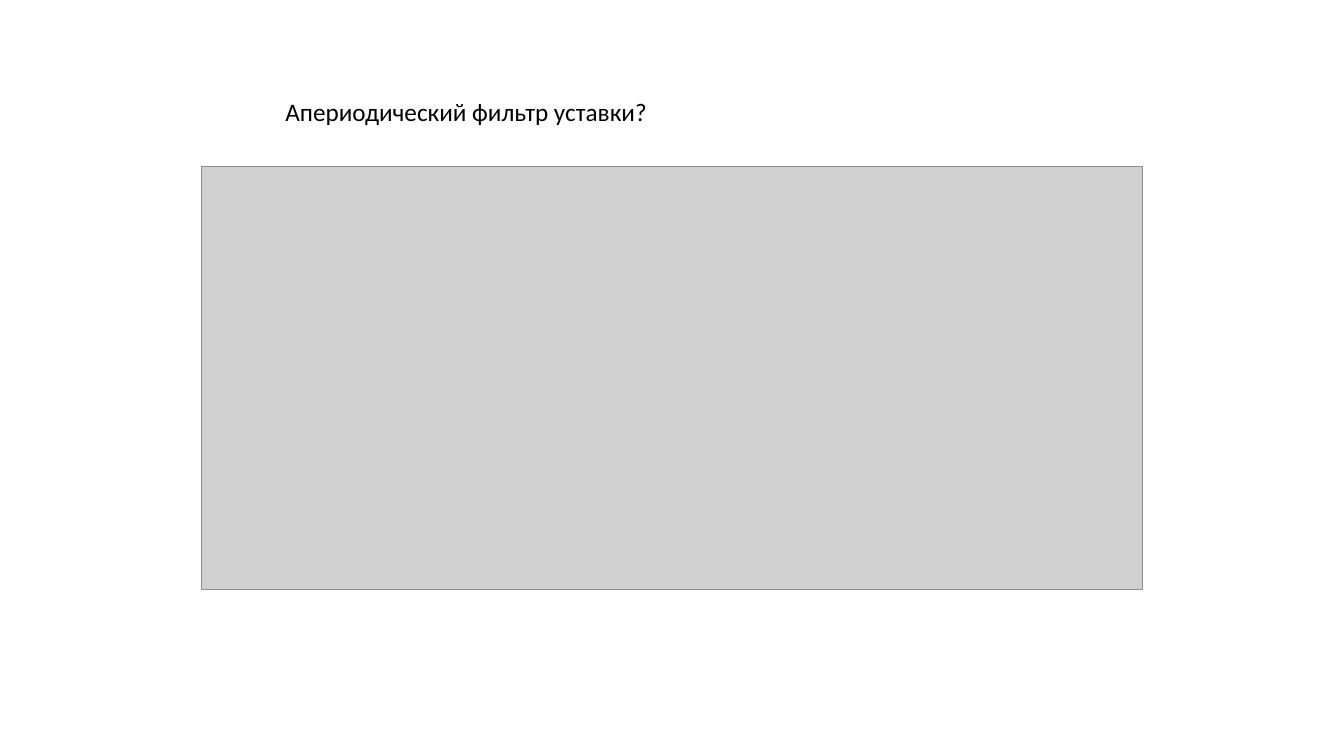
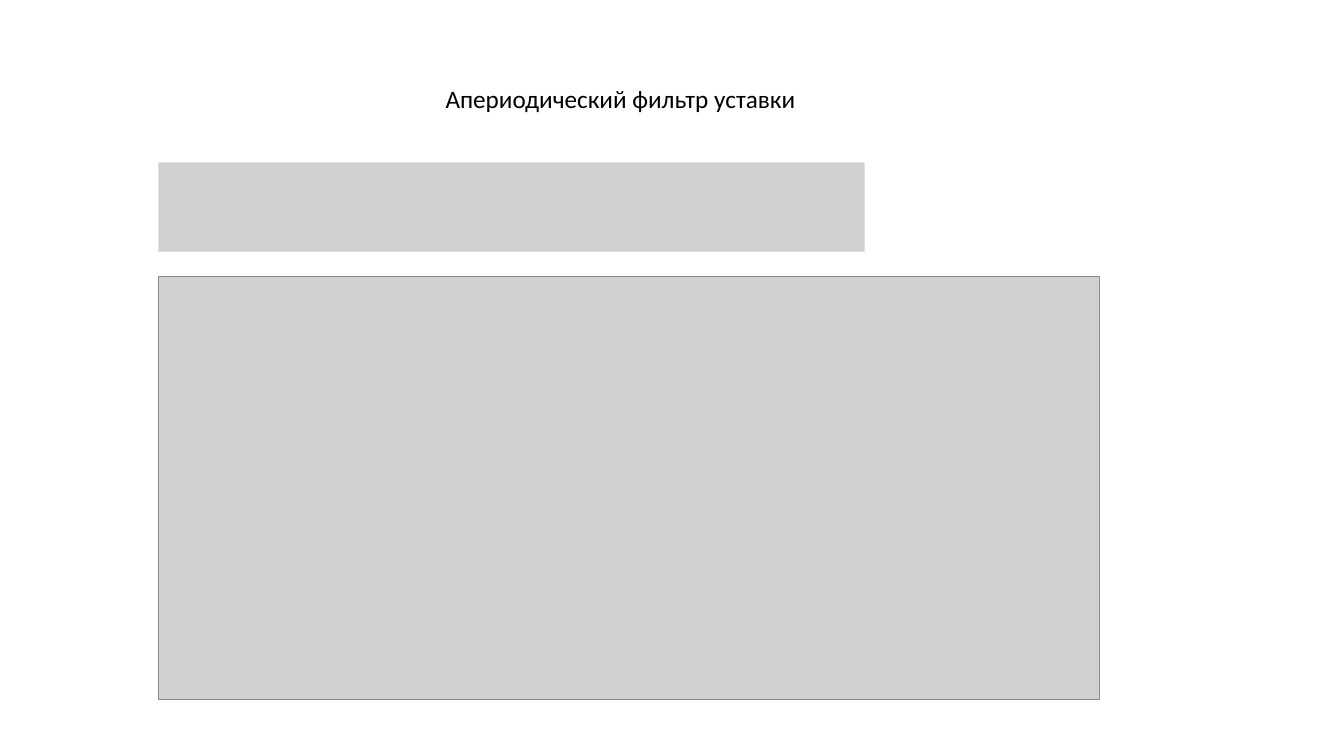
Before and after one commit to PavelKorokev/PavelKorolevDiplom, a slide deck: slide 8 of Презентация1.pptx (slide 6 before the commit). Drawn at 1344x756 pixels with LibreOffice and Linux fonts; fonts in the diff are those of the drawing; grey boxes stand for pictures. Boxes give left, top, right and bottom in pixels: in the first picture for what was removed or moved away, otherwise in the second. Text is boxed around its words. In the diff, an @@ line names an element or a change of style, - is before the commit and + after.

```diff
--- a/Презентация1.pptx
+++ b/Презентация1.pptx
@@ text at [446,91,795,112]: text changed @@
-Апериодический фильтр уставки?
+Апериодический фильтр уставки
@@ picture added at [158,162,865,252] @@
@@ picture: place and size @@
-picture at [202,166,1142,590]
+picture at [158,277,1099,701]
```
Also in this commit, not shown: 3 other slides changed, 5 slides added, 6 other files.
